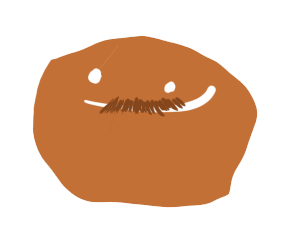
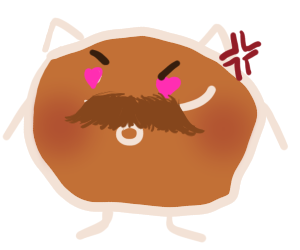
Two versions of the same layered image (300×250). Layer-by-layer changes:
added layer "angry_veins" in group "face" over [5, 17, 261, 198]
added layer "angry_eyebrows" in group "face" over [5, 17, 288, 198]
renamed "mustache" to "stylish_mustache", painted on it over [45, 64, 237, 137]
added layer "angry_mouth" in group "face" over [2, 17, 189, 199]
renamed "face" to "normal_mouth", moved it into group "face", painted on it over [64, 20, 288, 192]
added layer "horny_blush" in group "face" over [2, 17, 288, 192]
added layer "horny_eyes" in group "face" over [64, 20, 256, 128]
added layer "normal_eyes" in group "face" over [64, 20, 288, 192]
painted on "outline" over [2, 17, 288, 243]
